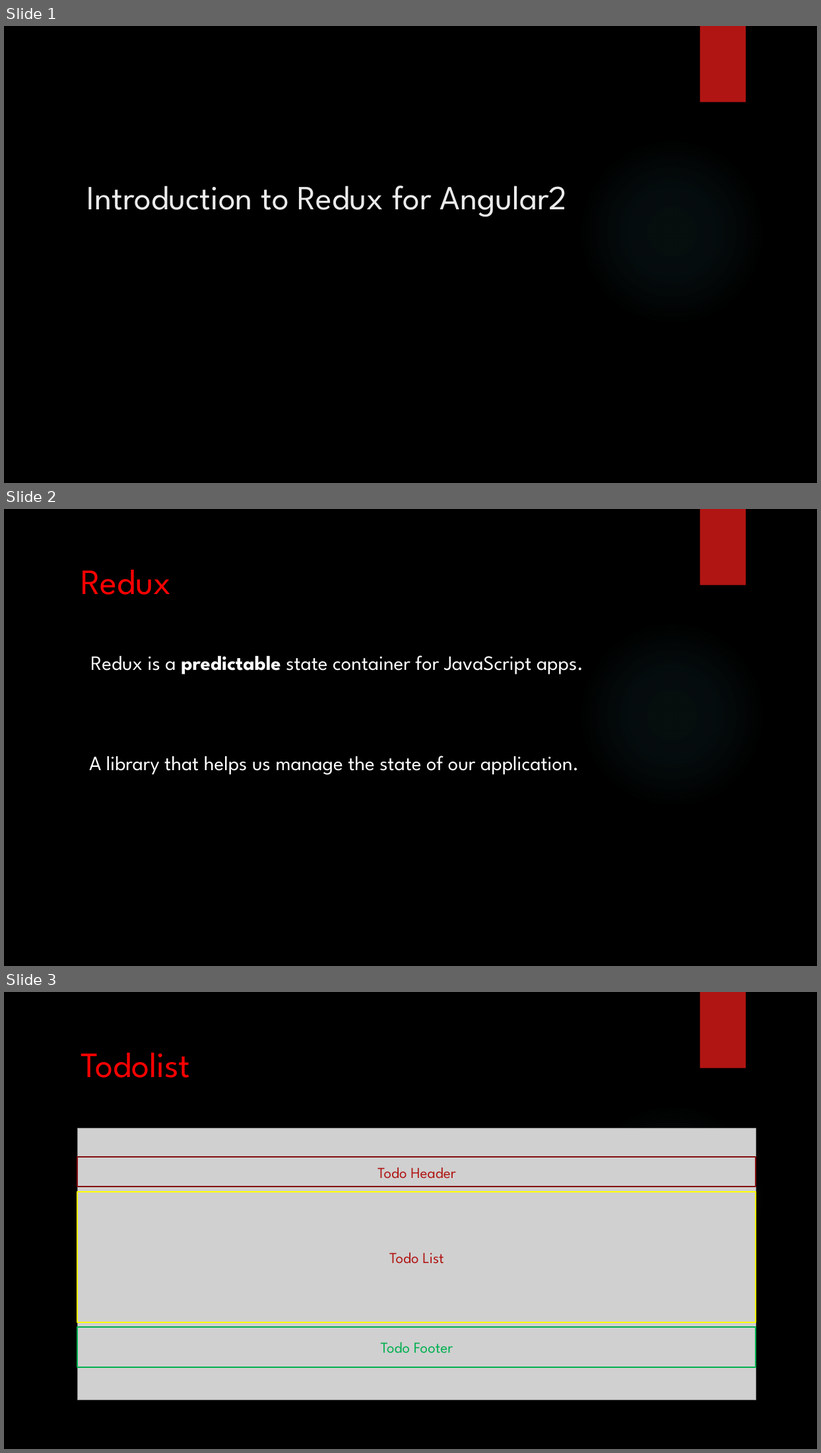
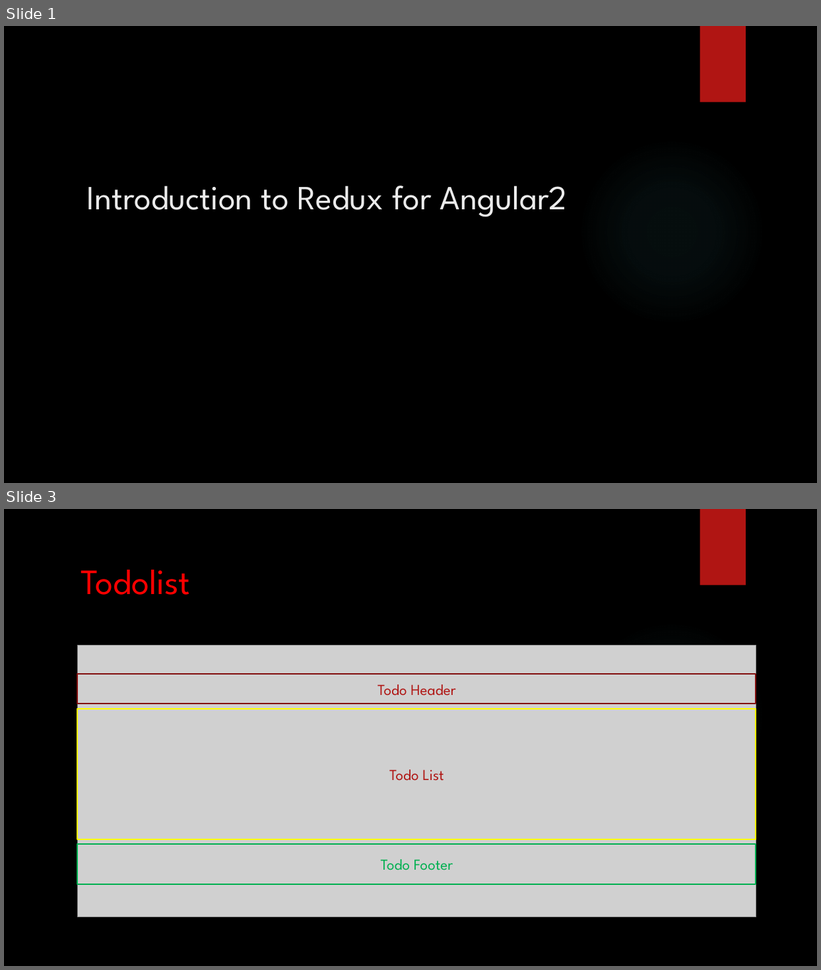
Before and after one commit to HideMode/angular4-todo, a slide deck: Introduction to Redux for Angular2.pptx. Shown one above the other, each under a label of ours: slides 1, 2 and 3 before the commit, slides 1 and 3 after it; the slides between them are not shown. The pictures are 821x1453 and 821x970 pixels, drawn with LibreOffice and Linux fonts; fonts in the diff are those of the drawing; grey boxes stand for pictures; background and template pictures are left out. Boxes give left, top, right and bottom in pixels: in the first picture for what was removed or moved away, otherwise in the second. Text is boxed around its words. In the diff, an @@ line names an element or a change of style, - is before the commit and + after.

```diff
--- a/Introduction to Redux for Angular2.pptx
+++ b/Introduction to Redux for Angular2.pptx
@@ slide 2 removed at box(4, 509, 817, 966), background picture (left out); not listed: 2 template elements that a slide beside it also shows @@
@@ title removed at box(81, 570, 171, 595) @@
-Redux
@@ text removed at box(90, 656, 583, 675) @@
-Redux is a predictable state container for JavaScript apps.
@@ text removed at box(89, 756, 579, 775) @@
-A library that helps us manage the state of our application.
```
Also in this commit, not shown: 1 slide changed, 2 slides added, 8 other files.
